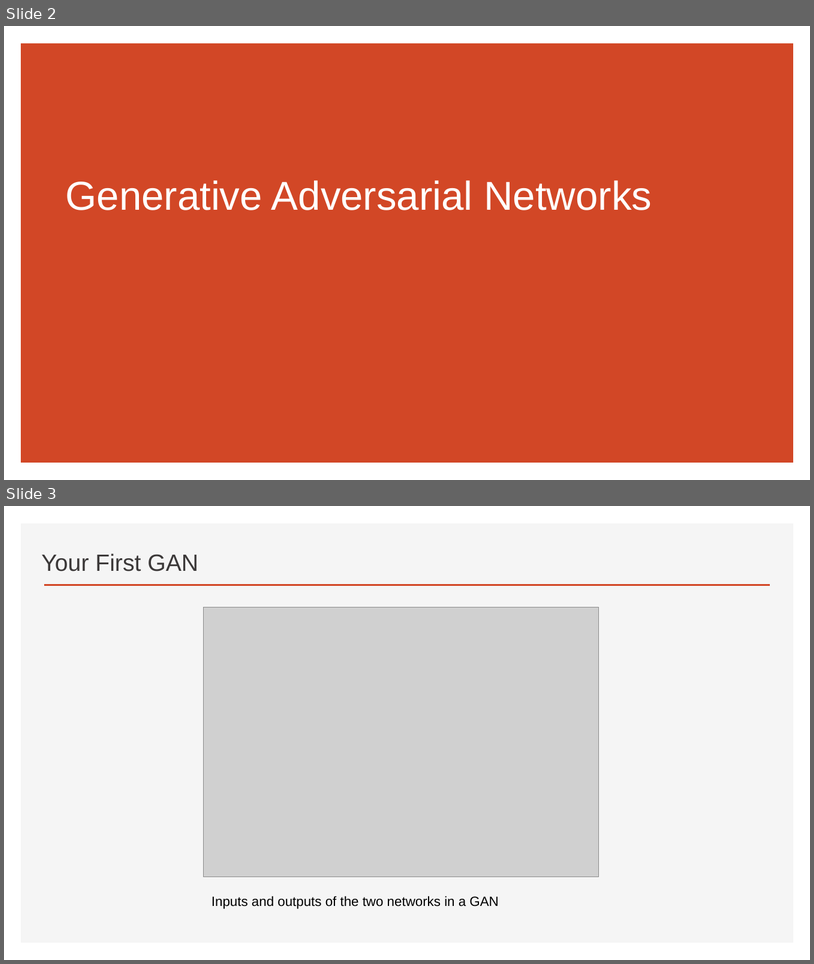
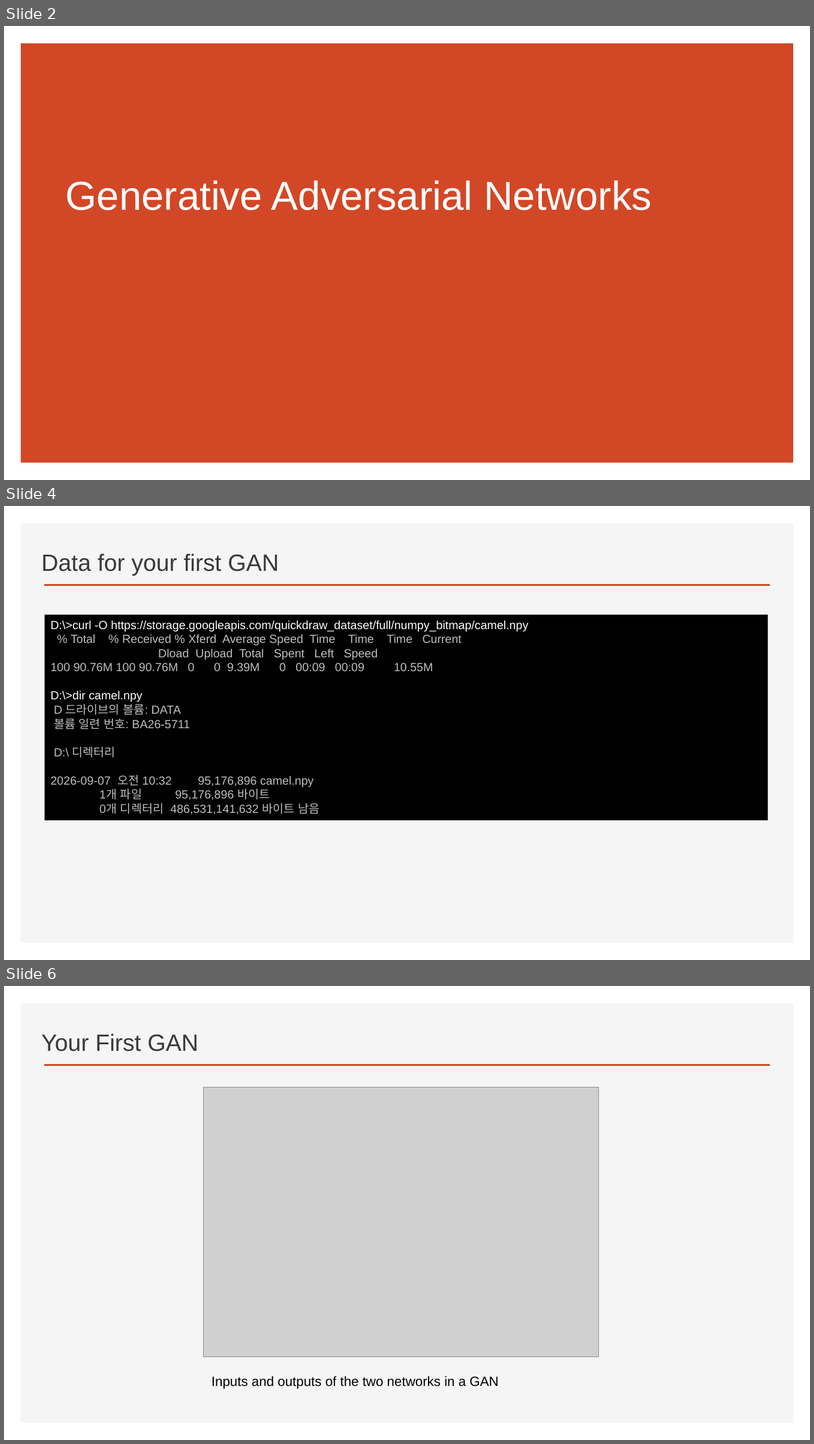
Before and after one commit to ancestor9/2026_Fall_Generative-Deep-Learning, a slide deck: Generative Adversarial Networks.pptx. Shown one above the other, each under a label of ours: slides 2 and 3 before the commit, slides 2, 4 and 6 after it; the slides between them are not shown. The pictures are 814x964 and 814x1444 pixels, drawn with LibreOffice and Linux fonts; fonts in the diff are those of the drawing; grey boxes stand for pictures; background and template pictures are left out. Boxes give left, top, right and bottom in pixels: in the first picture for what was removed or moved away, otherwise in the second. Text is boxed around its words. In the diff, an @@ line names an element or a change of style, - is before the commit and + after.

```diff
--- a/Generative Adversarial Networks.pptx
+++ b/Generative Adversarial Networks.pptx
@@ slide 4 added at [4,506,810,960], background #FFFFFF; not listed: 2 template elements that a slide beside it also shows @@
@@ text added at [41,553,279,576], 28 pt, text #3B3838 @@
+Data for your first GAN
@@ rectangle added at [45,614,768,820], fill #000000, 14 pt, text #BFBFBF @@
+D:\>curl -O https://storage.googleapis.com/quickdraw_dataset/full/numpy_bitmap/camel.npy
+% Total % Received % Xferd Average Speed Time Time Time Current
+Dload Upload Total Spent Left Speed
+100 90.76M 100 90.76M 0 0 9.39M 0 00:09 00:09 10.55M
+D:\>dir camel.npy
+D 드라이브의 볼륨: DATA
+볼륨 일련 번호: BA26-5711
+D:\ 디렉터리
+2026-09-07 오전 10:32 95,176,896 camel.npy
+1개 파일 95,176,896 바이트
+0개 디렉터리 486,531,141,632 바이트 남음
@@ what was slide 3 is now slide 6 @@
```
Also in this commit, not shown: 2 other slides added.
